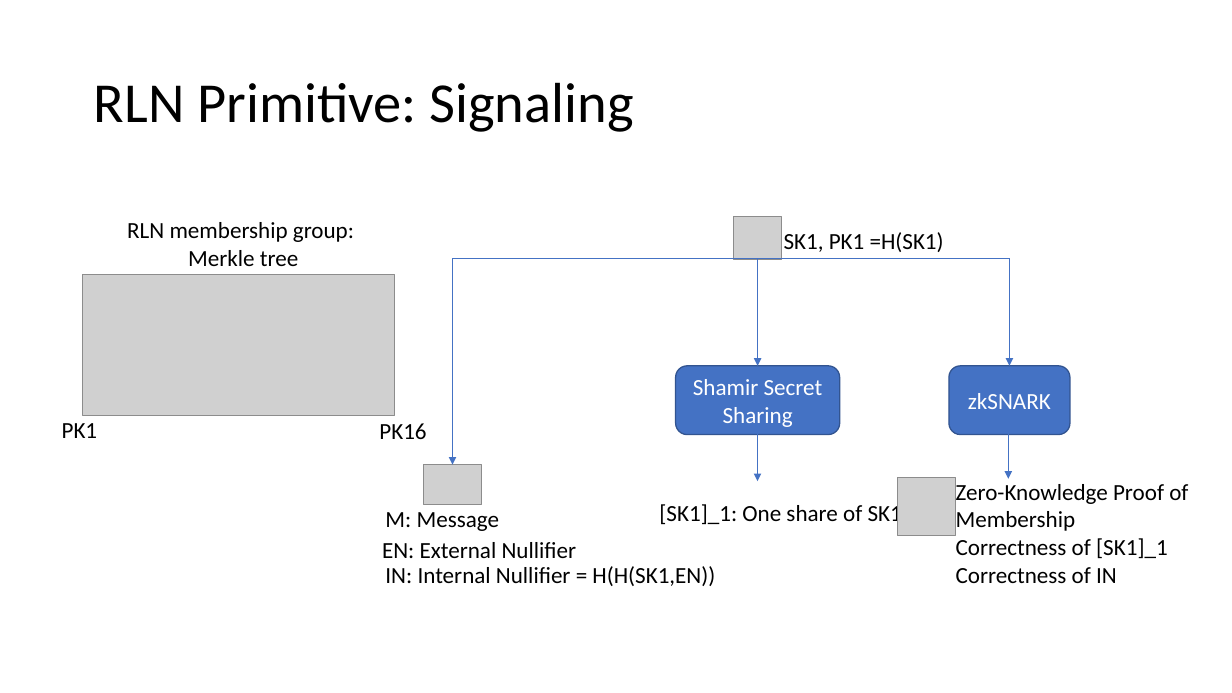
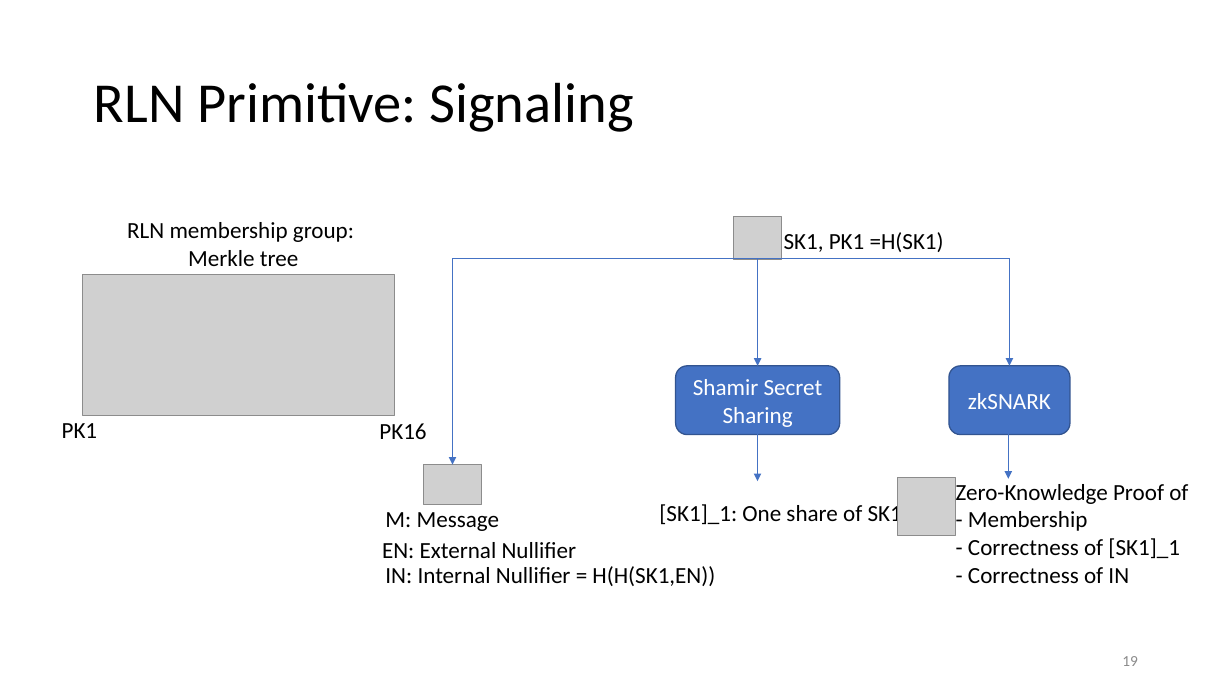
Before and after one commit to vacp2p/research, a slide deck: slide 19 of rln-research/presentations/11-2021-Tokenmics-Waku-rln-relay.pptx (slide 21 before the commit). Drawn at 1232x693 pixels with LibreOffice and Linux fonts; fonts in the diff are those of the drawing; grey boxes stand for pictures. Boxes give left, top, right and bottom in pixels: in the first picture for what was removed or moved away, otherwise in the second. Text is boxed around its words. In the diff, an @@ line names an element or a change of style, - is before the commit and + after.

```diff
--- a/rln-research/presentations/11-2021-Tokenmics-Waku-rln-relay.pptx
+++ b/rln-research/presentations/11-2021-Tokenmics-Waku-rln-relay.pptx
@@ text at <box>968,511,1180,583</box>: text changed @@
-Membership
-Correctness of [SK1]_1
-Correctness of IN
+- Membership
+- Correctness of [SK1]_1
+- Correctness of IN
@@ page number added at <box>1122,656,1138,666</box>, 12 pt, text #8C8C8C @@
+19
```
Also in this commit, not shown: 44 other slides changed, 1 slide added, 4 slides removed.
